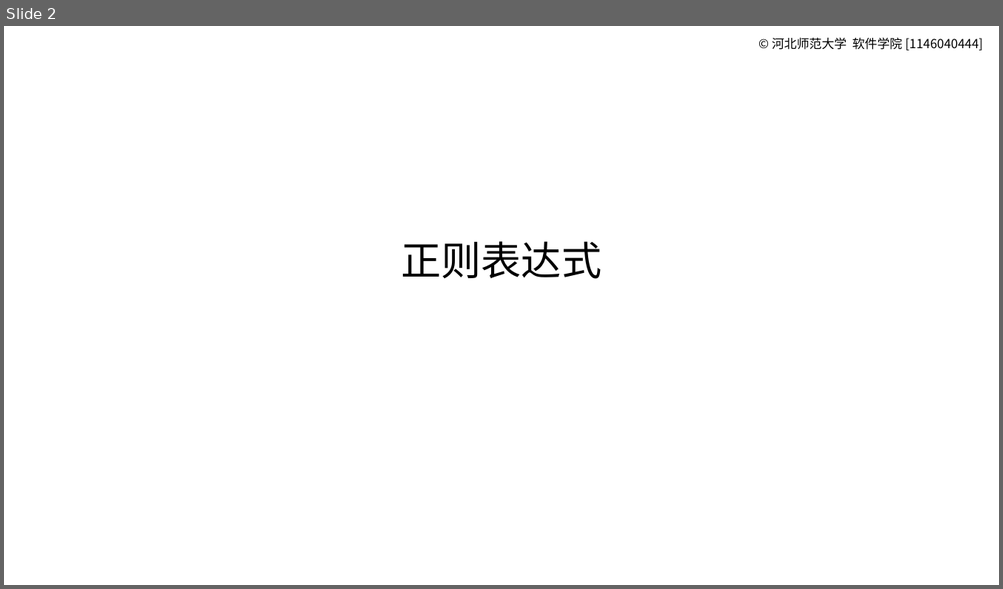
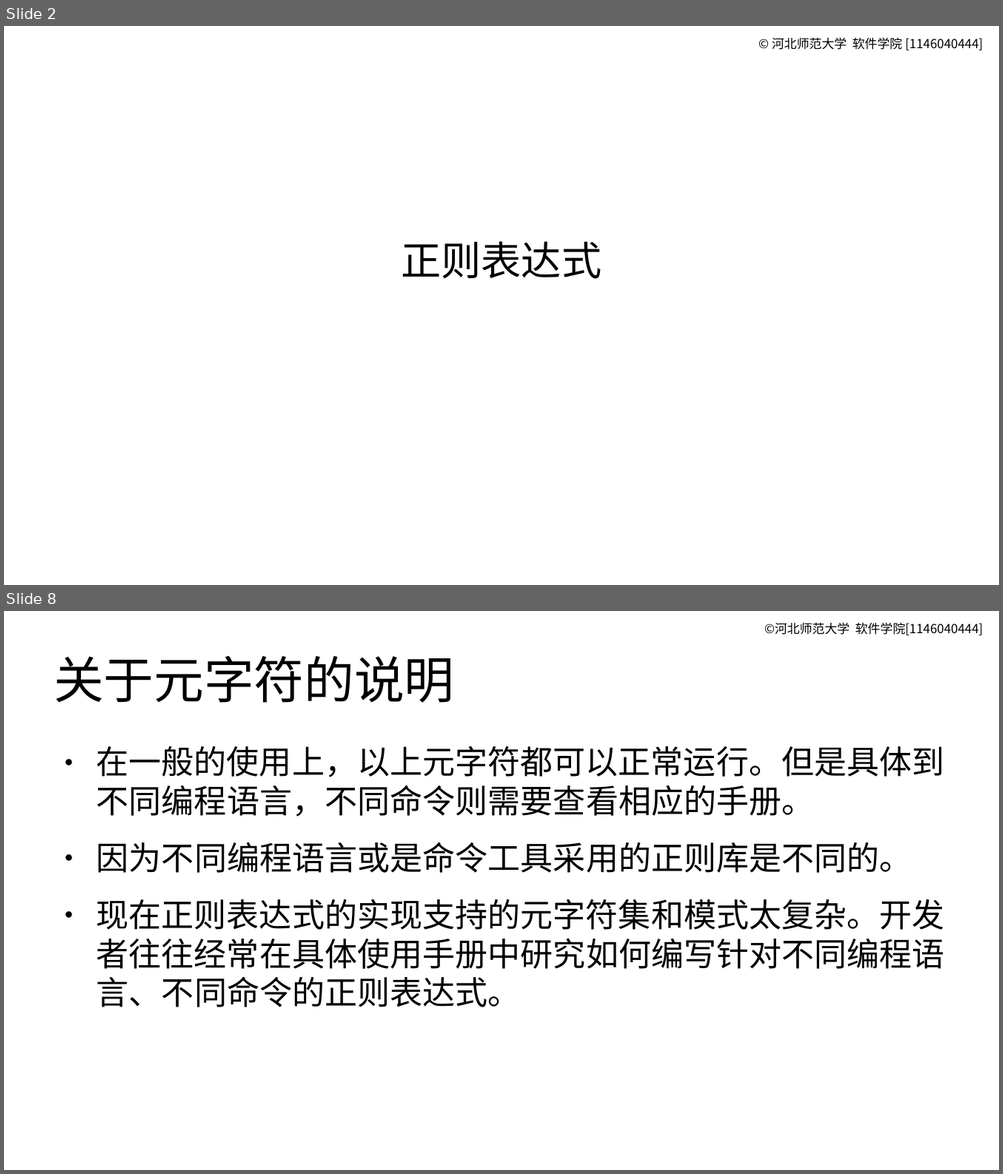
Before and after one commit to master-genius/linux-system, a slide deck: materials/slides/ch13-apply.odp. Shown one above the other, each under a label of ours: slide 2 before the commit, slides 2 and 8 after it; the slides between them are not shown. The pictures are 1003x589 and 1003x1174 pixels, drawn with LibreOffice and Linux fonts; fonts in the diff are those of the drawing. Boxes give left, top, right and bottom in pixels: in the first picture for what was removed or moved away, otherwise in the second. Text is boxed around its words. In the diff, an @@ line names an element or a change of style, - is before the commit and + after.

```diff
--- a/materials/slides/ch13-apply.odp
+++ b/materials/slides/ch13-apply.odp
@@ slide 8 added at (4,611,999,1170), background #FFFFFF; not listed: 1 template element that a slide beside it also shows @@
@@ title added at (54,655,454,703), 40 pt, text #000000 @@
+关于元字符的说明
@@ text added at (96,746,945,1008), 26 pt, text #000000 @@
+● 在一般的使用上，以上元字符都可以正常运行。但是具体到不同编程语言，不同命令则需要查看相应的手册。
+● 因为不同编程语言或是命令工具采用的正则库是不同的。
+● 现在正则表达式的实现支持的元字符集和模式太复杂。开发者往往经常在具体使用手册中研究如何编写针对不同编程语言、不同命令的正则表达式。
```
Also in this commit, not shown: 5 slides changed, 17 other slides added, 6 slides removed, 4 other files.
